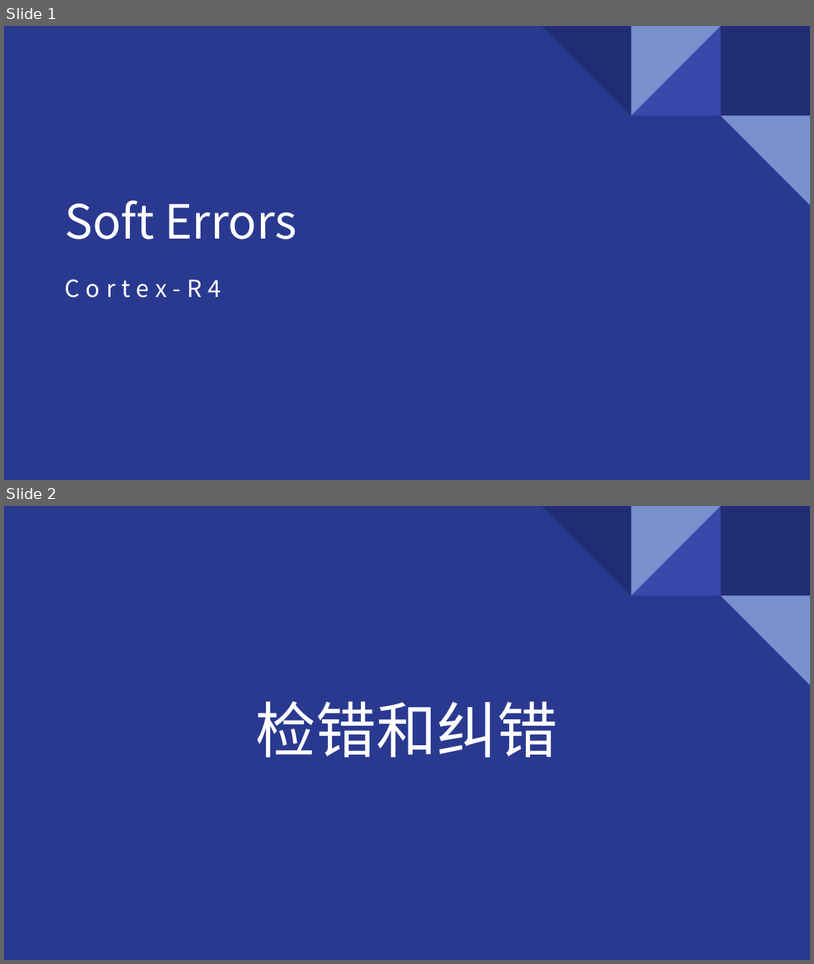
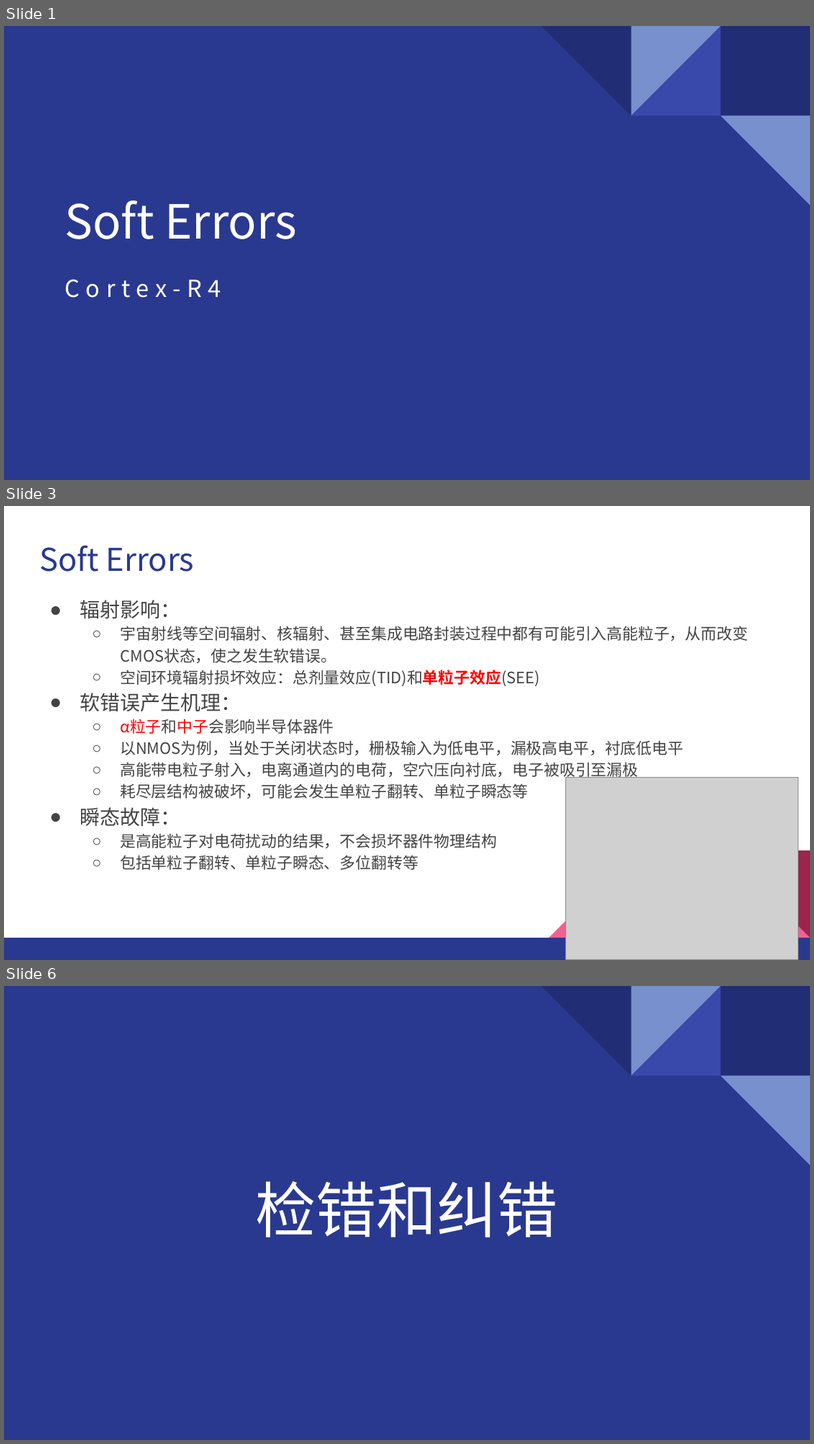
Before and after one commit to GentleBreezeBlow/R4_doc, a slide deck: Report/1-Soft Errors.pptx. Shown one above the other, each under a label of ours: slides 1 and 2 before the commit, slides 1, 3 and 6 after it; the slides between them are not shown. The pictures are 814x964 and 814x1444 pixels, drawn with LibreOffice and Linux fonts; fonts in the diff are those of the drawing; grey boxes stand for pictures. Boxes give left, top, right and bottom in pixels: in the first picture for what was removed or moved away, otherwise in the second. Text is boxed around its words. In the diff, an @@ line names an element or a change of style, - is before the commit and + after.

```diff
--- a/Report/1-Soft Errors.pptx
+++ b/Report/1-Soft Errors.pptx
@@ slide 3 added at [4, 506, 810, 960], background #FFFFFF @@
@@ title added at [39, 545, 194, 572], 28 pt, text #2A3990 @@
+Soft Errors
@@ text added at [80, 600, 748, 870], 14 pt, text #434343 @@
+● 辐射影响：
+  ○ 宇宙射线等空间辐射、核辐射、甚至集成电路封装过程中都有可能引入高能粒子，从而改变CMOS状态，使之发生软错误。
+  ○ 空间环境辐射损坏效应：总剂量效应(TID)和单粒子效应(SEE)
+● 软错误产生机理：
+  ○ α粒子和中子会影响半导体器件
+  ○ 以NMOS为例，当处于关闭状态时，栅极输入为低电平，漏极高电平，衬底低电平
+  ○ 高能带电粒子射入，电离通道内的电荷，空穴压向衬底，电子被吸引至漏极
+  ○ 耗尽层结构被破坏，可能会发生单粒子翻转、单粒子瞬态等
+● 瞬态故障：
+  ○ 是高能粒子对电荷扰动的结果，不会损坏器件物理结构
+  ○ 包括单粒子翻转、单粒子瞬态、多位翻转等
@@ picture added at [566, 777, 799, 959] @@
@@ group added at [4, 850, 810, 960]: 3 right triangles, 1 rectangle @@
@@ what was slide 2 is now slide 6 @@
```
Also in this commit, not shown: 3 other slides added, 1 slide removed.
